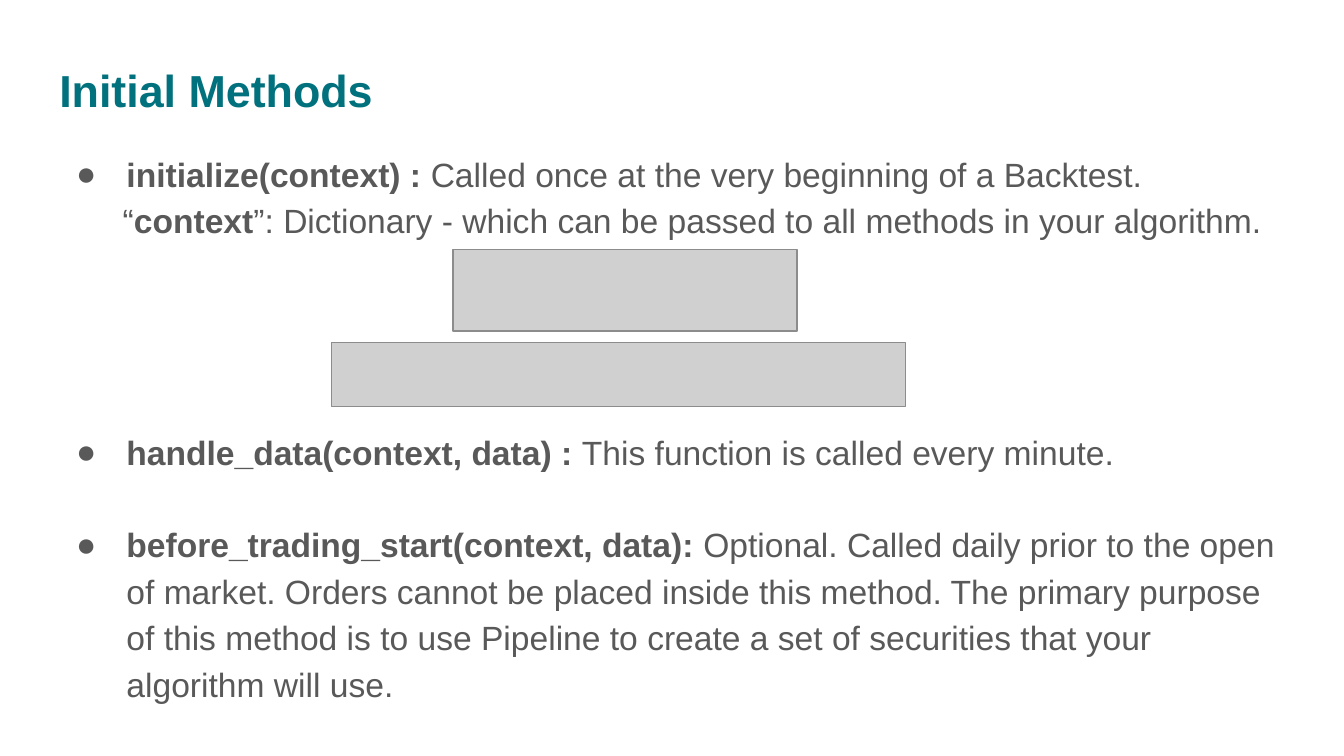
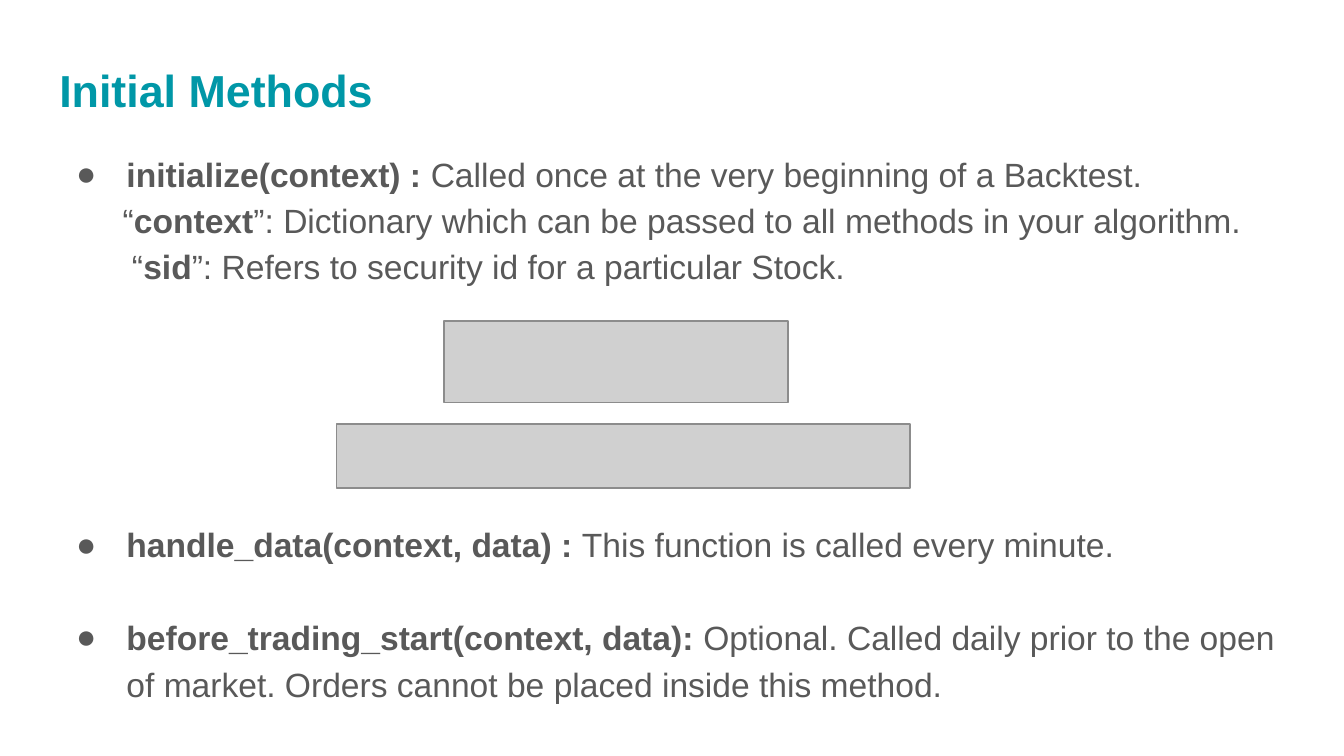
Before and after one commit to rajaharsha/Algorithm-Trading, a slide deck: slide 4 of PairTrading.pptx. Drawn at 1344x756 pixels with LibreOffice and Linux fonts; fonts in the diff are those of the drawing; grey boxes stand for pictures. Boxes give left, top, right and bottom in pixels: in the first picture for what was removed or moved away, otherwise in the second. Text is boxed around its words. In the diff, an @@ line names an element or a change of style, - is before the commit and + after.

```diff
--- a/PairTrading.pptx
+++ b/PairTrading.pptx
@@ title "Initial Methods" at [59,74,373,108]: text colour #00717D to #0097A7 @@
@@ text at [123,208,1240,285]: text changed @@
-“context”: Dictionary - which can be passed to all methods in your algorithm.
+“context”: Dictionary which can be passed to all methods in your algorithm.
+“sid”: Refers to security id for a particular Stock.
@@ picture: place and size @@
-picture at [453,250,797,332]
+picture at [444,321,788,403]
@@ picture: place and size @@
-picture at [332,343,906,407]
+picture at [336,425,910,489]
@@ text at [126,625,1275,703]: text changed @@
-● before_trading_start(context, data): Optional. Called daily prior to the open of market. Orders cannot be placed inside this method. The primary purpose of this method is to use Pipeline to create a set of securities that your algorithm will use.
+● before_trading_start(context, data): Optional. Called daily prior to the open of market. Orders cannot be placed inside this method.
```
Also in this commit, not shown: 12 other slides changed, 5 slides added, 1 slide removed, 3 other files.
